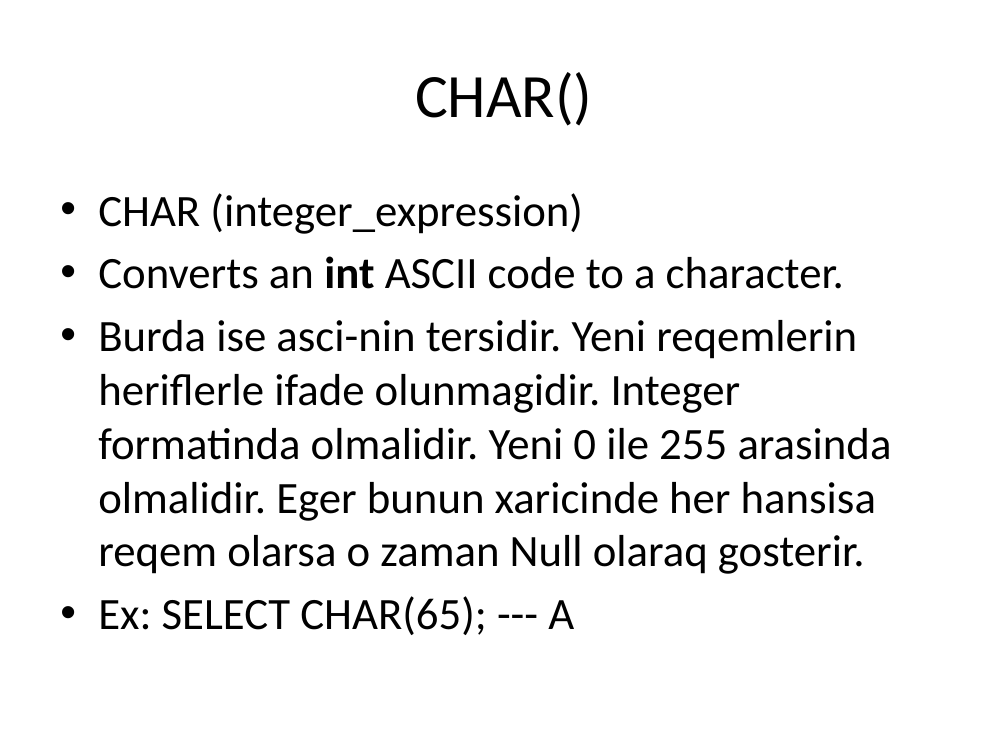
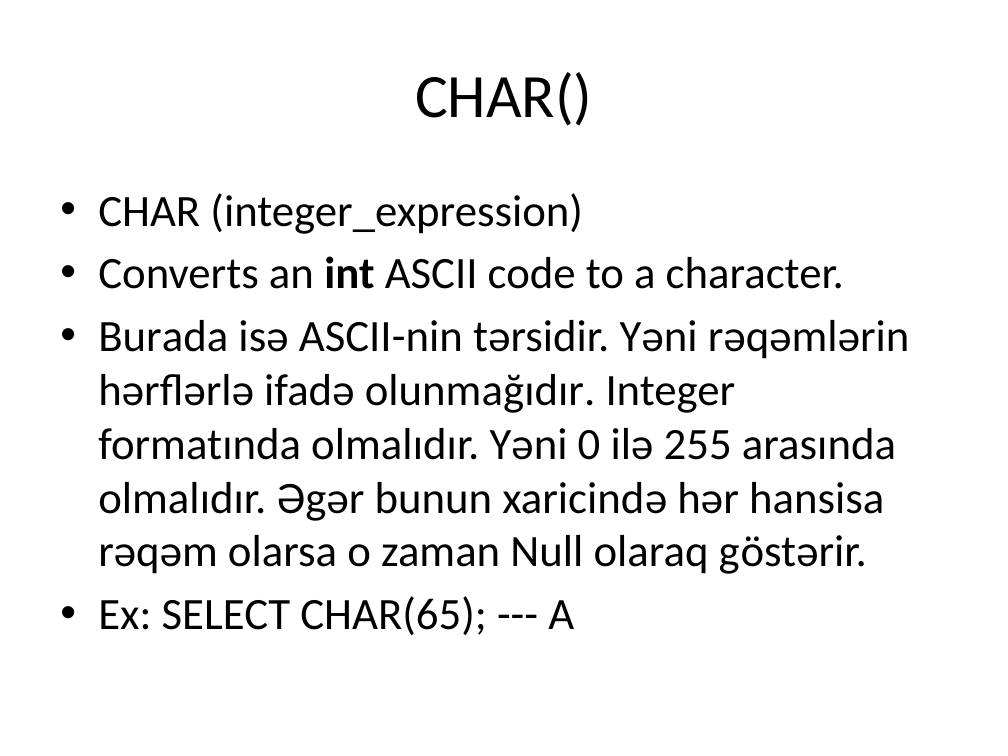
Before and after one commit to s-jamal/P202-25.04.2017, a slide deck: slide 3 of sql string functions.pptx. Drawn at 1008x756 pixels with LibreOffice and Linux fonts; fonts in the diff are those of the drawing. Boxes give left, top, right and bottom in pixels: in the first picture for what was removed or moved away, otherwise in the second. Text is boxed around its words. In the diff, an @@ line names an element or a change of style, - is before the commit and + after.

```diff
--- a/sql string functions.pptx
+++ b/sql string functions.pptx
@@ text at [98, 320, 910, 574]: text changed @@
-• Burda ise asci-nin tersidir. Yeni reqemlerin heriflerle ifade olunmagidir. Integer formatinda olmalidir. Yeni 0 ile 255 arasinda olmalidir. Eger bunun xaricinde her hansisa reqem olarsa o zaman Null olaraq gosterir.
+• Burada isə ASCII-nin tərsidir. Yəni rəqəmlərin hərflərlə ifadə olunmağıdır. Integer formatında olmalıdır. Yəni 0 ilə 255 arasında olmalıdır. Əgər bunun xaricində hər hansisa rəqəm olarsa o zaman Null olaraq göstərir.
```
Also in this commit, not shown: 9 other slides changed.
